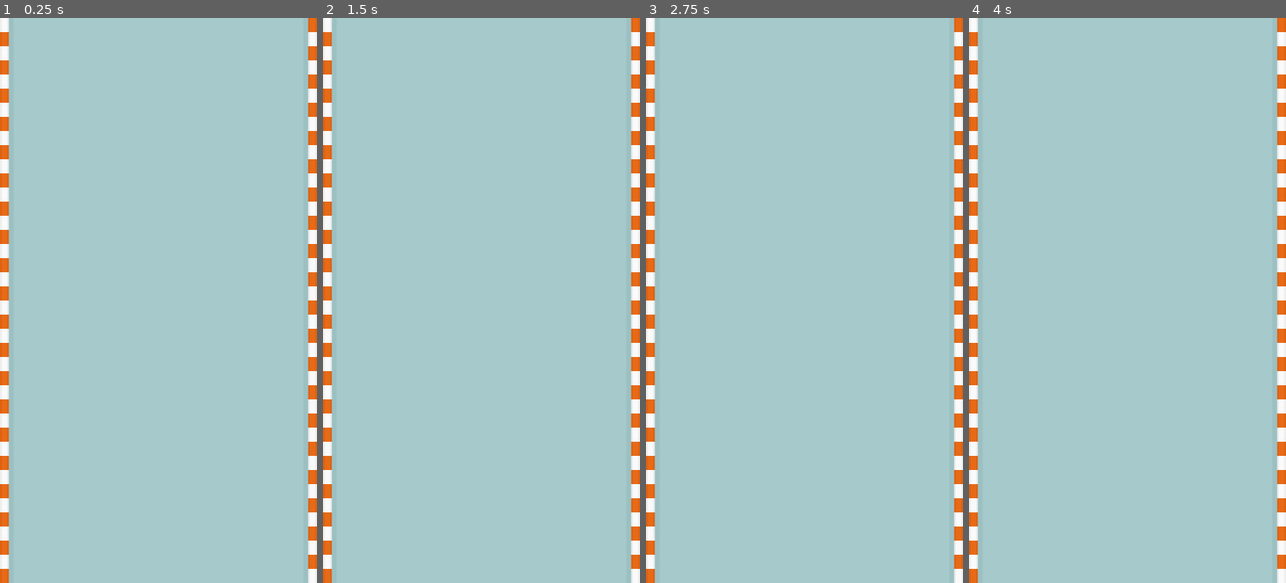
Above: before the commit, frames 1-4 (left to right).
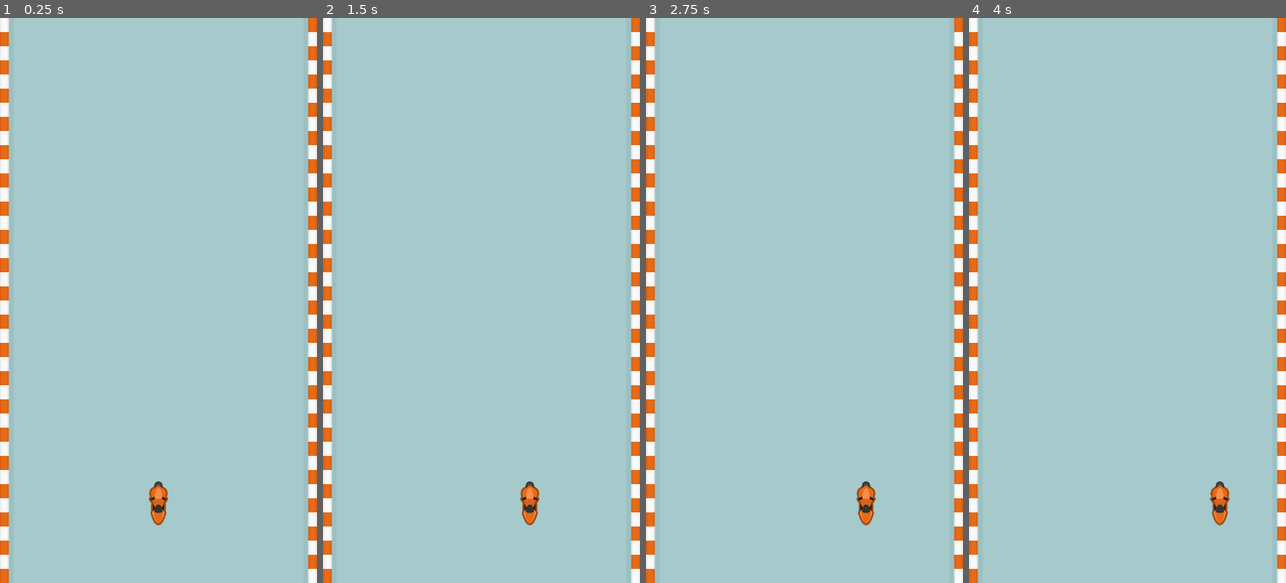
Above: after the commit, the same moments.

Repository: ghlin-daniel/MotoRacer-Godot
Game: Godot game, scene res://main.tscn
The game is run twice, just before and just after one commit, with the same random seed, the same clock (stepped at 60 frames per second) and the same inputs.
Inputs:
- Up to frame 1 (0.25 s): no input
- Up to frame 2 (1.5 s): tap Enter at 0.5 s; hold Right (move_right, bound only after the commit) 0.53-1.28 s; hold Left (move_left, bound only after the commit) from 1.28 s (still down)
- Up to frame 3 (2.75 s): release Left (move_left, bound only after the commit) at 2.03 s; hold Right (move_right, bound only after the commit) from 2.03 s (still down)
- Up to frame 4 (4 s): release Right (move_right, bound only after the commit) at 3.53 s; hold Left (move_left, bound only after the commit) from 3.53 s (still down)

The runs differ from the first frame. In frame 1, 0.4% of the frame differs, in the area x 46-54%, y 82-90%; in frame 2, 0.4%, in the area x 62-69%, y 82-90%; in frame 3, 0.3%; in frame 4, 0.4%.

Commit message:
Added racer

Diff:
--- /dev/null
+++ b/main.gd
@@ -0,0 +1,13 @@
+extends Node
+
+func new_game() -> void:
+	$Racer.start($StartPosition.position)
+
+# Called when the node enters the scene tree for the first time.
+func _ready() -> void:
+	new_game()
+
+
+# Called every frame. 'delta' is the elapsed time since the previous frame.
+func _process(delta: float) -> void:
+	pass
--- a/main.tscn
+++ b/main.tscn
@@ -1,8 +1,11 @@
-[gd_scene load_steps=2 format=3 uid="uid://btlrkhh8wrsej"]
+[gd_scene load_steps=4 format=3 uid="uid://btlrkhh8wrsej"]
 
+[ext_resource type="Script" path="res://main.gd" id="1_4qymw"]
 [ext_resource type="Texture2D" uid="uid://urovqam5vkju" path="res://road.png" id="1_w0ynn"]
+[ext_resource type="PackedScene" uid="uid://uqc37ypnqu74" path="res://racer.tscn" id="3_slo32"]
 
 [node name="Main" type="Node"]
+script = ExtResource("1_4qymw")
 
 [node name="NinePatchRect" type="NinePatchRect" parent="."]
 offset_right = 720.0
@@ -11,3 +14,8 @@
 patch_margin_left = 30
 patch_margin_right = 30
 axis_stretch_vertical = 1
+
+[node name="Racer" parent="." instance=ExtResource("3_slo32")]
+
+[node name="StartPosition" type="Marker2D" parent="."]
+position = Vector2(360, 1100)
--- a/project.godot
+++ b/project.godot
@@ -22,6 +22,19 @@
 window/size/resizable=false
 window/stretch/mode="canvas_items"
 
+[input]
+
+move_right={
+"deadzone": 0.5,
+"events": [Object(InputEventKey,"resource_local_to_scene":false,"resource_name":"","device":-1,"window_id":0,"alt_pressed":false,"shift_pressed":false,"ctrl_pressed":false,"meta_pressed":false,"pressed":false,"keycode":0,"physical_keycode":4194321,"key_label":0,"unicode":0,"location":0,"echo":false,"script":null)
+]
+}
+move_left={
+"deadzone": 0.5,
+"events": [Object(InputEventKey,"resource_local_to_scene":false,"resource_name":"","device":0,"window_id":0,"alt_pressed":false,"shift_pressed":false,"ctrl_pressed":false,"meta_pressed":false,"pressed":false,"keycode":0,"physical_keycode":4194319,"key_label":0,"unicode":0,"location":0,"echo":false,"script":null)
+]
+}
+
 [rendering]
 
 renderer/rendering_method="gl_compatibility"
--- /dev/null
+++ b/racer.gd
@@ -0,0 +1,29 @@
+extends Area2D
+signal hit
+
+@export var speed = 200
+var screen_size
+
+func start(pos):
+	position = pos
+
+
+# Called when the node enters the scene tree for the first time.
+func _ready() -> void:
+	screen_size= get_viewport_rect().size
+
+
+# Called every frame. 'delta' is the elapsed time since the previous frame.
+func _process(delta: float) -> void:
+	var velocity = Vector2.ZERO
+	if Input.is_action_pressed("move_right"):
+		velocity.x += 1
+	if Input.is_action_pressed("move_left"):
+		velocity.x -= 1
+
+	position += velocity * delta * speed
+	position = position.clamp(Vector2.ZERO, screen_size)
+
+
+func _on_body_entered(body: Node2D) -> void:
+	hit.emit()
--- /dev/null
+++ b/racer.tscn
@@ -0,0 +1,19 @@
+[gd_scene load_steps=4 format=3 uid="uid://uqc37ypnqu74"]
+
+[ext_resource type="Texture2D" uid="uid://c1enfsahugfat" path="res://moto_red.png" id="1_hj7hh"]
+[ext_resource type="Script" path="res://racer.gd" id="1_vti66"]
+
+[sub_resource type="CapsuleShape2D" id="CapsuleShape2D_1bxhe"]
+radius = 18.0
+height = 100.0
+
+[node name="Racer" type="Area2D"]
+script = ExtResource("1_vti66")
+
+[node name="Sprite2D" type="Sprite2D" parent="."]
+texture = ExtResource("1_hj7hh")
+
+[node name="CollisionShape2D" type="CollisionShape2D" parent="."]
+shape = SubResource("CapsuleShape2D_1bxhe")
+
+[connection signal="body_entered" from="." to="." method="_on_body_entered"]
Binary file added: moto_red.png
Not shown, added: moto_red.png.import
